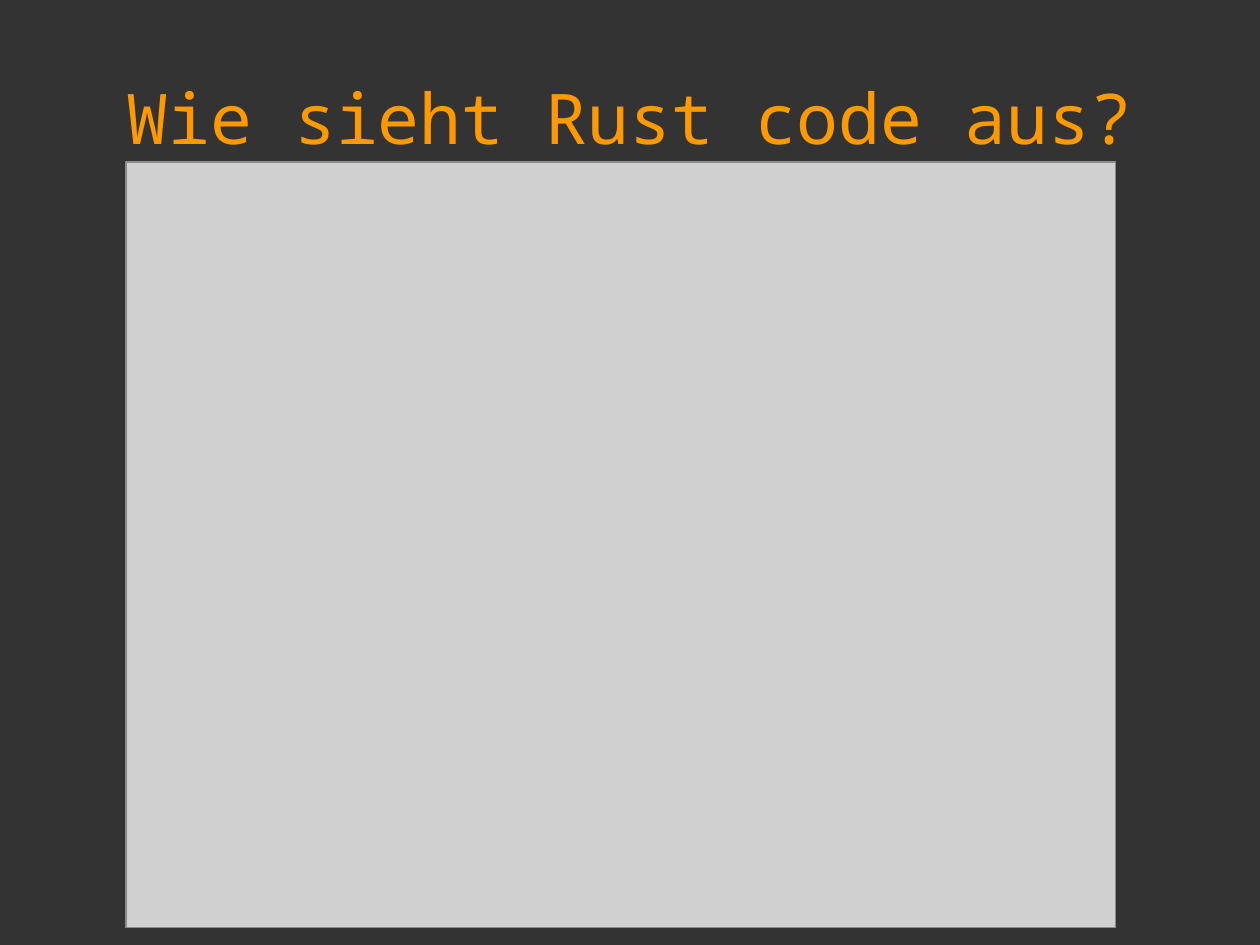
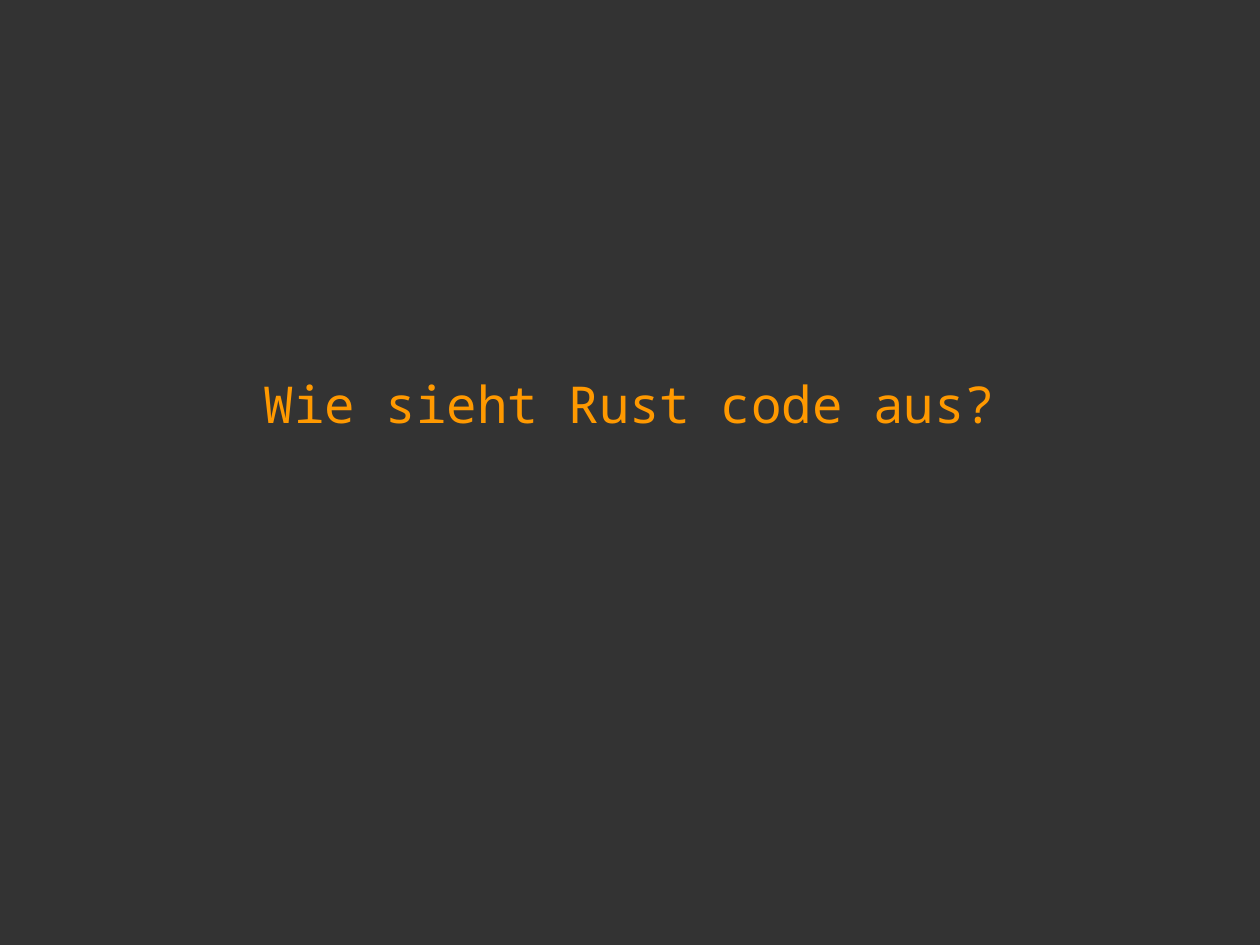
Before and after one commit to sphinxc0re/Web-Development-mit-Rust, a slide deck: slide 6 of slides.odp. Drawn at 1260x945 pixels with LibreOffice and Linux fonts; fonts in the diff are those of the drawing; grey boxes stand for pictures. Boxes give left, top, right and bottom in pixels: in the first picture for what was removed or moved away, otherwise in the second. Text is boxed around its words. In the diff, an @@ line names an element or a change of style, - is before the commit and + after.

```diff
--- a/slides.odp
+++ b/slides.odp
@@ subtitle "Wie sieht Rust code aus?" at <box>264,384,995,424</box>: size 44 to 32 pt @@
@@ picture removed at <box>126,162,1116,928</box> @@
```
Also in this commit, not shown: 1 other slide changed, 1 slide added, 1 slide removed.
